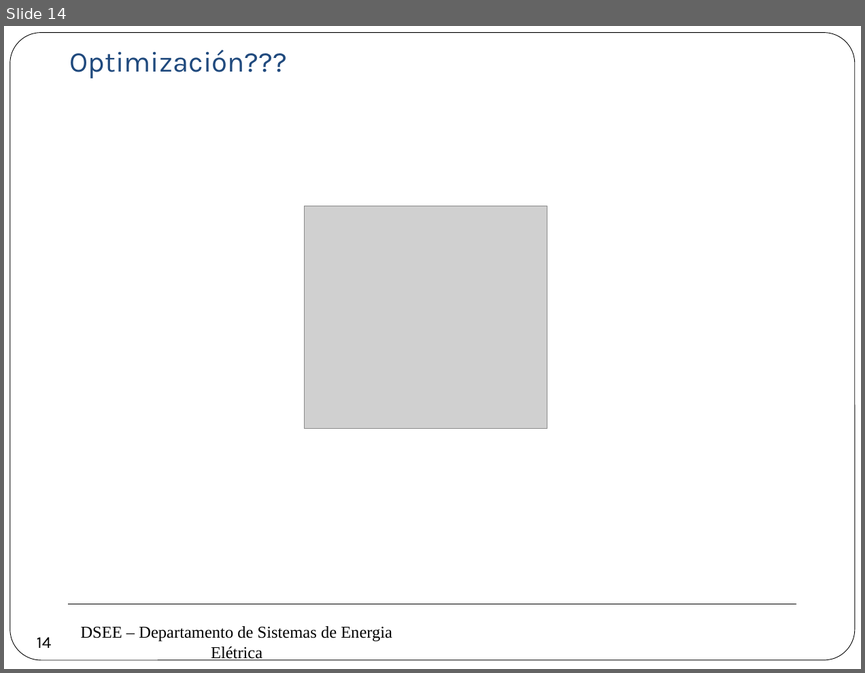
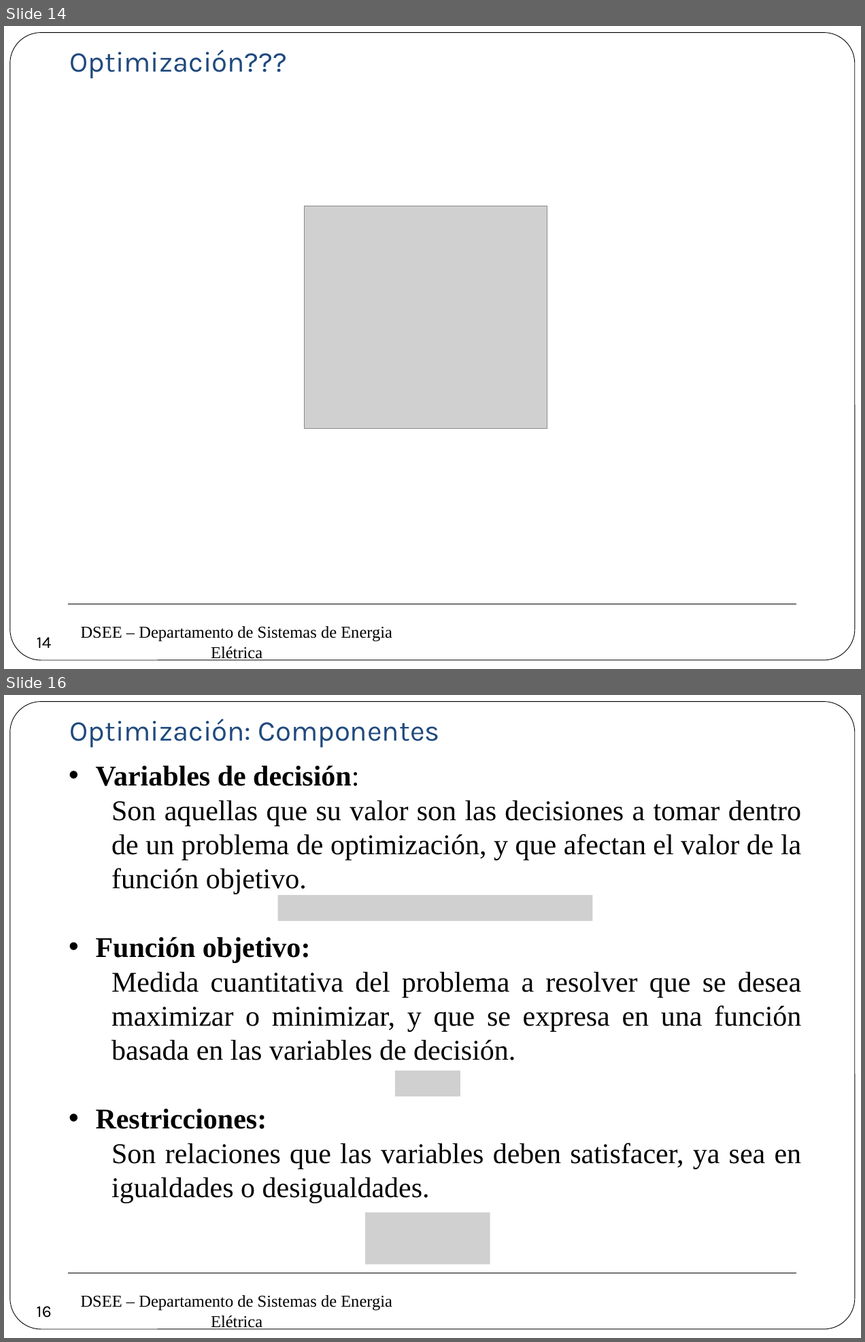
Before and after one commit to erikfilias/Power-Systems-Optimization-using-Julia-Language, a slide deck: 1. Lectures/Introducción a la Optimización aplicada a Sistemas de Energía Eléctrica/Dia 1/2. Modelamiento & Optimización.pptx. Shown one above the other, each under a label of ours: slide 14 before the commit, slides 14 and 16 after it; the slides between them are not shown. The pictures are 865x673 and 865x1342 pixels, drawn with LibreOffice and Linux fonts; fonts in the diff are those of the drawing; grey boxes stand for pictures; background and template pictures are left out. Boxes give left, top, right and bottom in pixels: in the first picture for what was removed or moved away, otherwise in the second. Text is boxed around its words. In the diff, an @@ line names an element or a change of style, - is before the commit and + after.

```diff
--- a/1. Lectures/Introducción a la Optimización aplicada a Sistemas de Energía Eléctrica/Dia 1/2. Modelamiento & Optimización.pptx
+++ b/1. Lectures/Introducción a la Optimización aplicada a Sistemas de Energía Eléctrica/Dia 1/2. Modelamiento & Optimización.pptx
@@ slide 16 added at box(4, 695, 861, 1338), background #FFFFFF; not listed: 3 template elements that a slide beside it also shows @@
@@ text added at box(70, 719, 440, 747), 24 pt, text #1F497D @@
+Optimización: Componentes
@@ text added at box(96, 765, 802, 1203), 24 pt, text #000000 @@
+• Variables de decisión:
+  Son aquellas que su valor son las decisiones a tomar dentro de un problema de optimización, y que afectan el valor de la función objetivo.
+• Función objetivo:
+  Medida cuantitativa del problema a resolver que se desea maximizar o minimizar, y que se expresa en una función basada en las variables de decisión.
+• Restricciones:
+  Son relaciones que las variables deben satisfacer, ya sea en igualdades o desigualdades.
@@ picture added at box(278, 895, 593, 920) @@
@@ picture added at box(395, 1070, 460, 1096) @@
@@ picture added at box(366, 1212, 491, 1264) @@
@@ page number added at box(28, 1294, 60, 1327), 14 pt, text #000000 @@
+16
```
Also in this commit, not shown: 10 slides changed, 16 other slides added.
